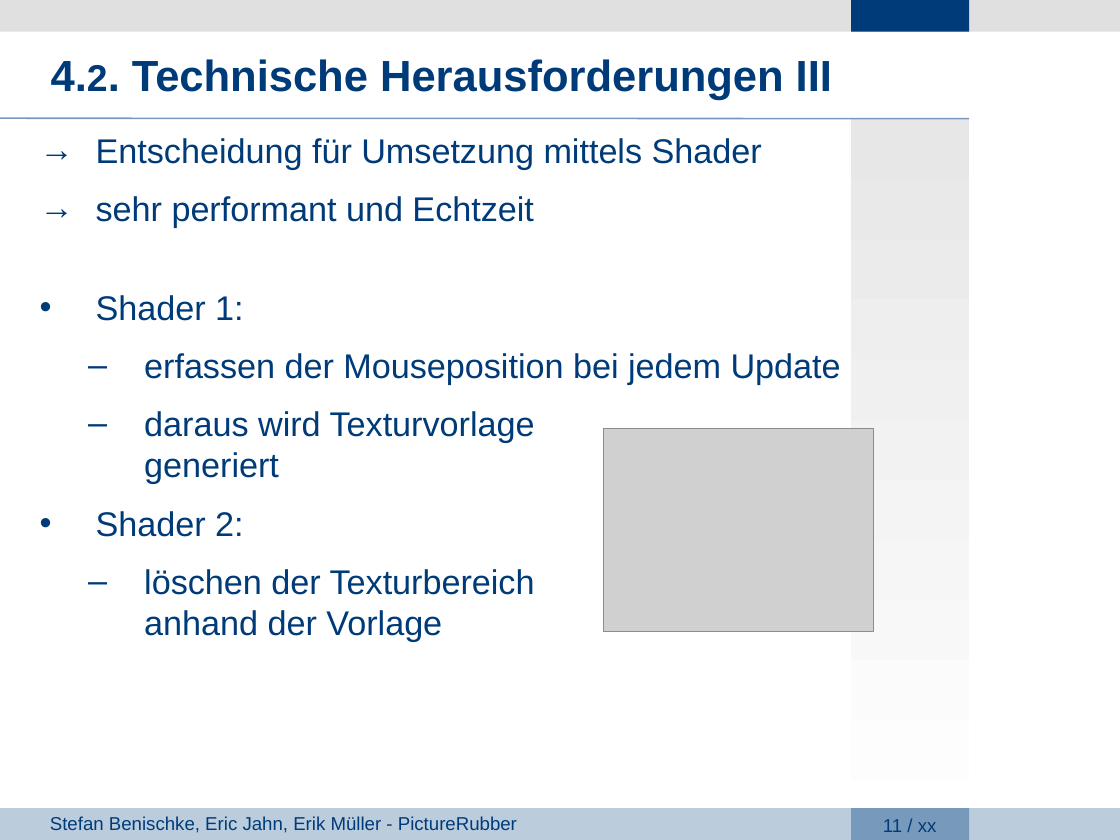
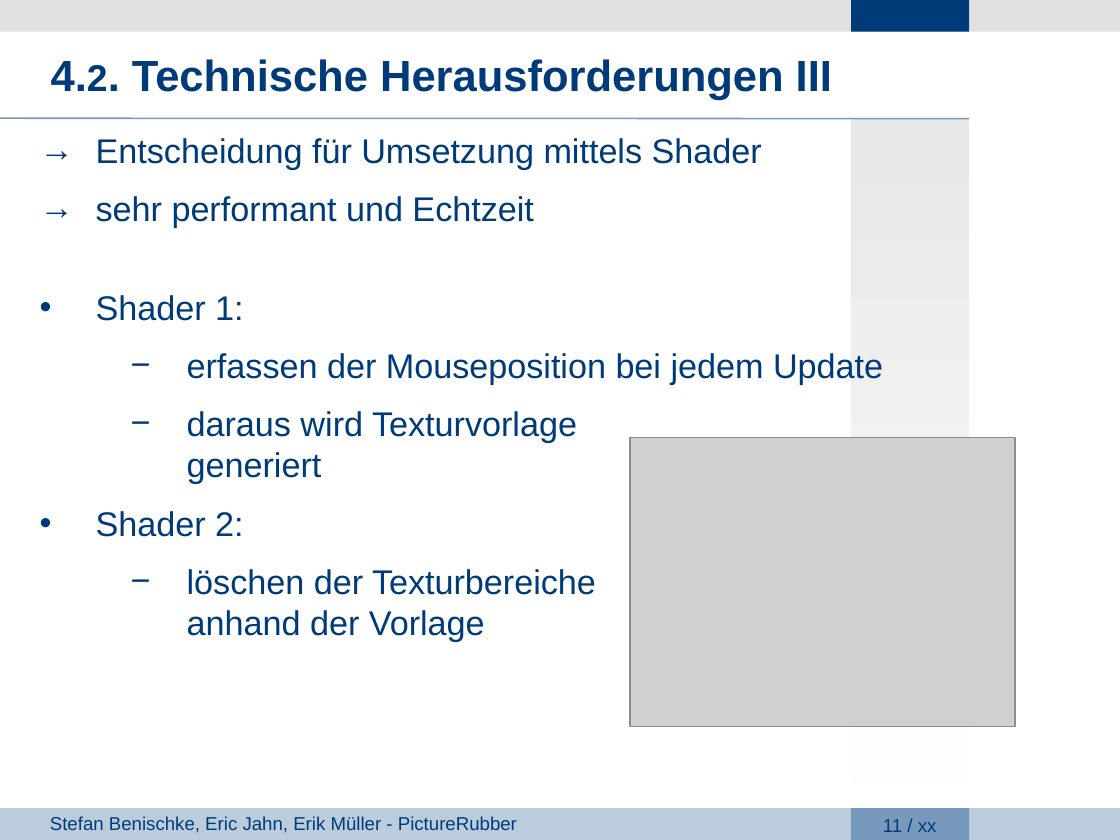
Before and after one commit to giuliarouge/picturerubber, a slide deck: slide 11 of Präsentation.ppt. Drawn at 1120x840 pixels with LibreOffice and Linux fonts; fonts in the diff are those of the drawing; grey boxes stand for pictures; background and template pictures are left out. Boxes give left, top, right and bottom in pixels: in the first picture for what was removed or moved away, otherwise in the second. Text is boxed around its words. In the diff, an @@ line names an element or a change of style, - is before the commit and + after.

```diff
--- a/Präsentation.ppt
+++ b/Präsentation.ppt
@@ text at [187, 353, 883, 484]: bullet – to − @@
@@ picture: place and size @@
-picture at [604, 429, 874, 632]
+picture at [631, 438, 1016, 727]
@@ text at [187, 569, 596, 641]: text changed @@
-  – löschen der Texturbereich
-    anhand der Vorlage
+  − löschen der Texturbereiche
+    anhand der Vorlage
```
Also in this commit, not shown: 11 other slides changed, 6 other files.
